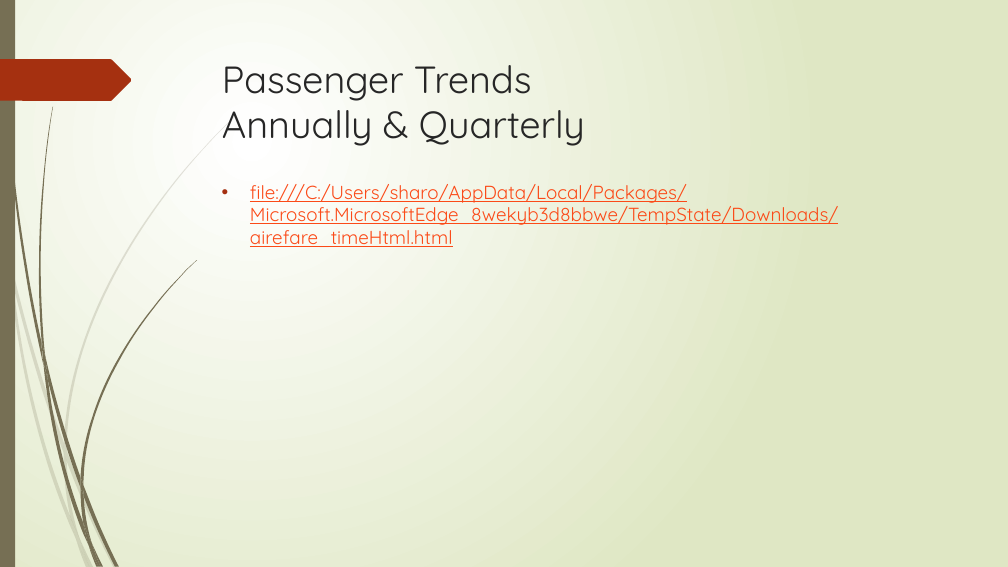
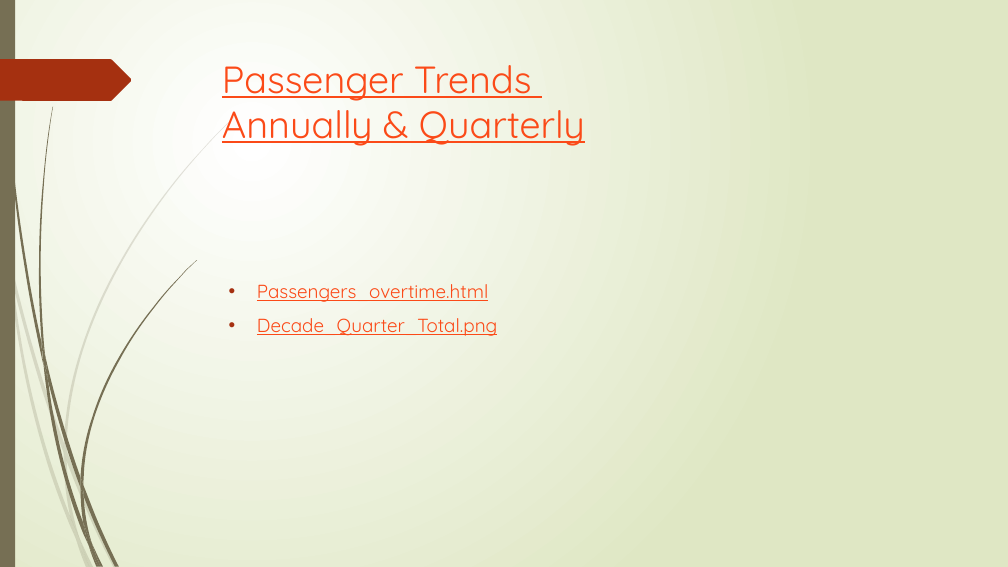
Before and after one commit to darstsharon/FlightCostAnalysis, a slide deck: slide 4 of Flight Cost Analysis.pptx. Drawn at 1008x567 pixels with LibreOffice and Linux fonts; fonts in the diff are those of the drawing. Boxes give left, top, right and bottom in pixels: in the first picture for what was removed or moved away, otherwise in the second. Text is boxed around its words. In the diff, an @@ line names an element or a change of style, - is before the commit and + after.

```diff
--- a/Flight Cost Analysis.pptx
+++ b/Flight Cost Analysis.pptx
@@ title "Passenger Trends Annually & Quarterly" at [222, 65, 585, 146]: text colour #262626 to #FB4A18, underline on @@
@@ text at [257, 284, 497, 336]: text changed @@
-• file:///C:/Users/sharo/AppData/Local/Packages/Microsoft.MicrosoftEdge_8wekyb3d8bbwe/TempState/Downloads/airefare_timeHtml.html
+• Passengers_overtime.html
+• Decade_Quarter_Total.png
```
Also in this commit, not shown: 9 other slides changed, 1 slide added, 1 slide removed, 2 other files.
